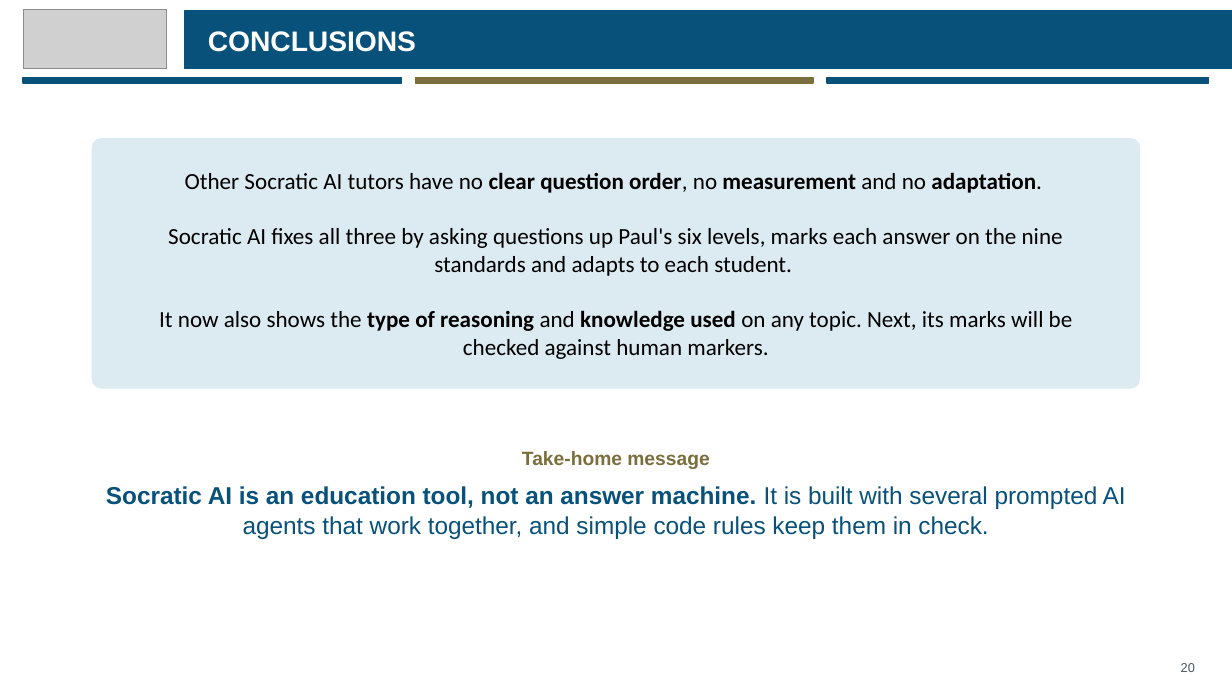
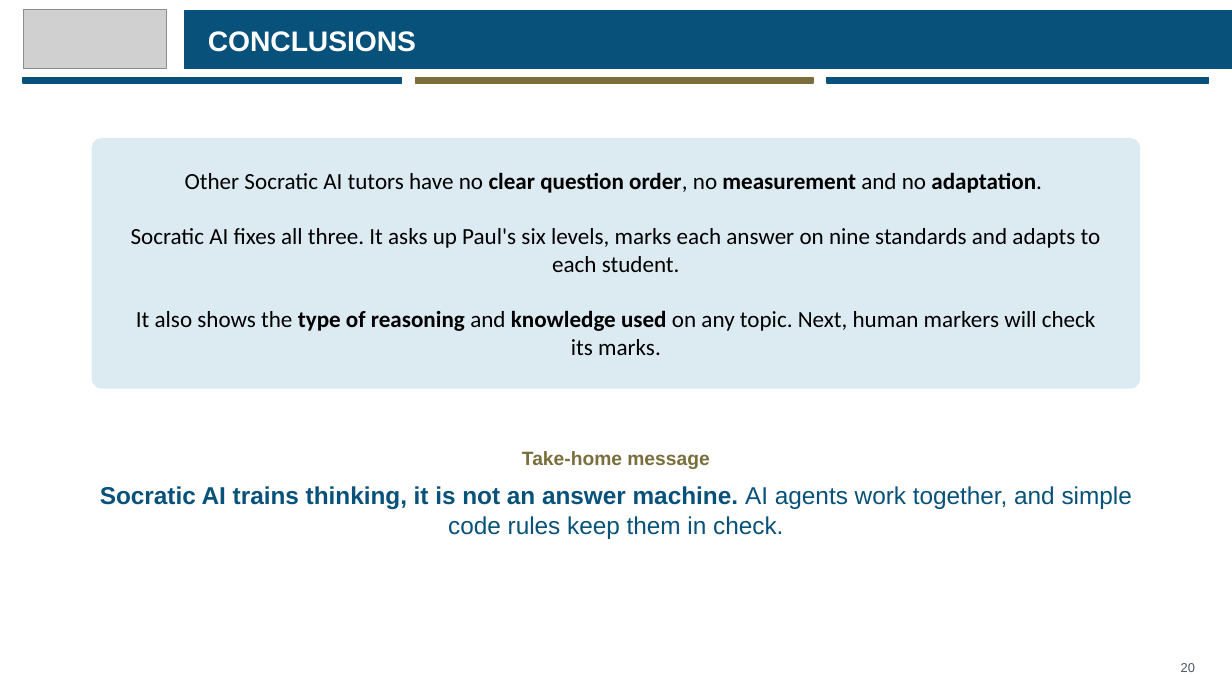
Before and after one commit to eusoffamir/Socratic-AI, a slide deck: slide 20 of docs/defence/Socratic AI Proposal Defence.pptx. Drawn at 1232x693 pixels with LibreOffice and Linux fonts; fonts in the diff are those of the drawing; grey boxes stand for pictures. Boxes give left, top, right and bottom in pixels: in the first picture for what was removed or moved away, otherwise in the second. Text is boxed around its words. In the diff, an @@ line names an element or a change of style, - is before the commit and + after.

```diff
--- a/docs/defence/Socratic AI Proposal Defence.pptx
+++ b/docs/defence/Socratic AI Proposal Defence.pptx
@@ text at (131,228,1101,355): text changed @@
-Socratic AI fixes all three by asking questions up Paul's six levels, marks each answer on the nine standards and adapts to each student.
-It now also shows the type of reasoning and knowledge used on any topic. Next, its marks will be checked against human markers.
+Socratic AI fixes all three. It asks up Paul's six levels, marks each answer on nine standards and adapts to each student.
+It also shows the type of reasoning and knowledge used on any topic. Next, human markers will check its marks.
@@ text at (100,486,1132,539): text changed @@
-Socratic AI is an education tool, not an answer machine. It is built with several prompted AI agents that work together, and simple code rules keep them in check.
+Socratic AI trains thinking, it is not an answer machine. AI agents work together, and simple code rules keep them in check.
```
Also in this commit, not shown: 13 other slides changed, 5 other files.
